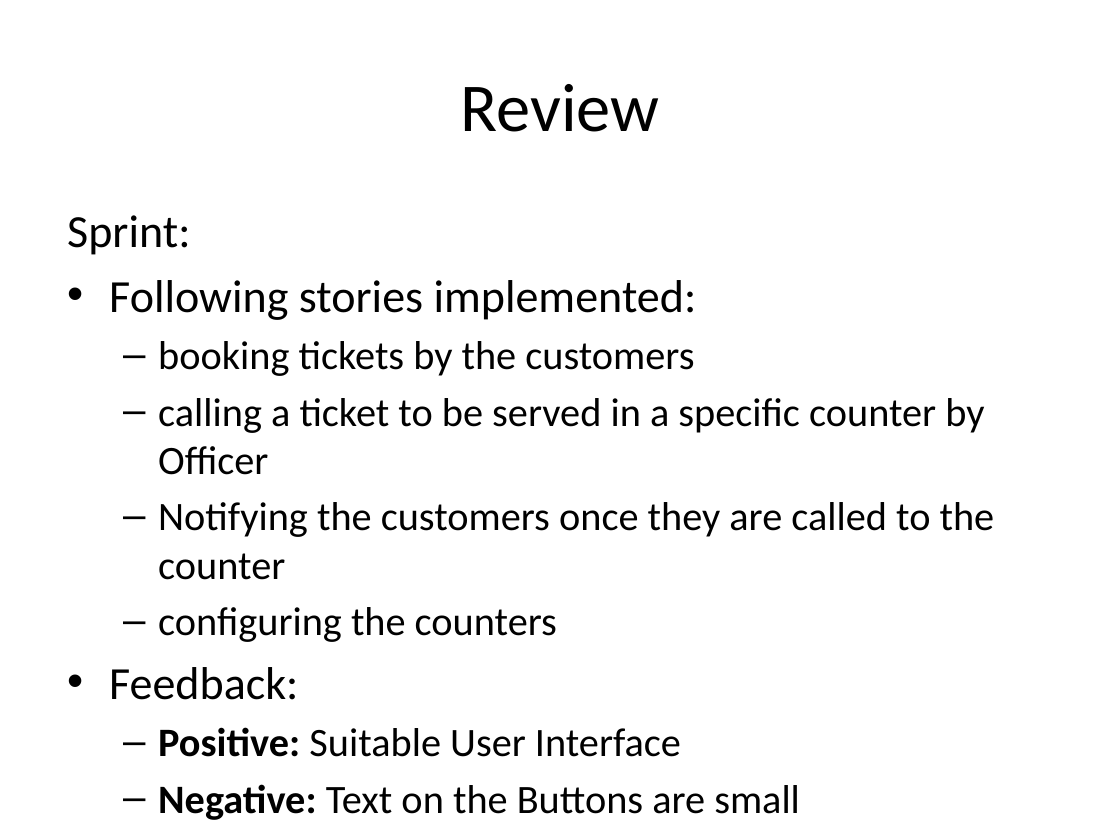
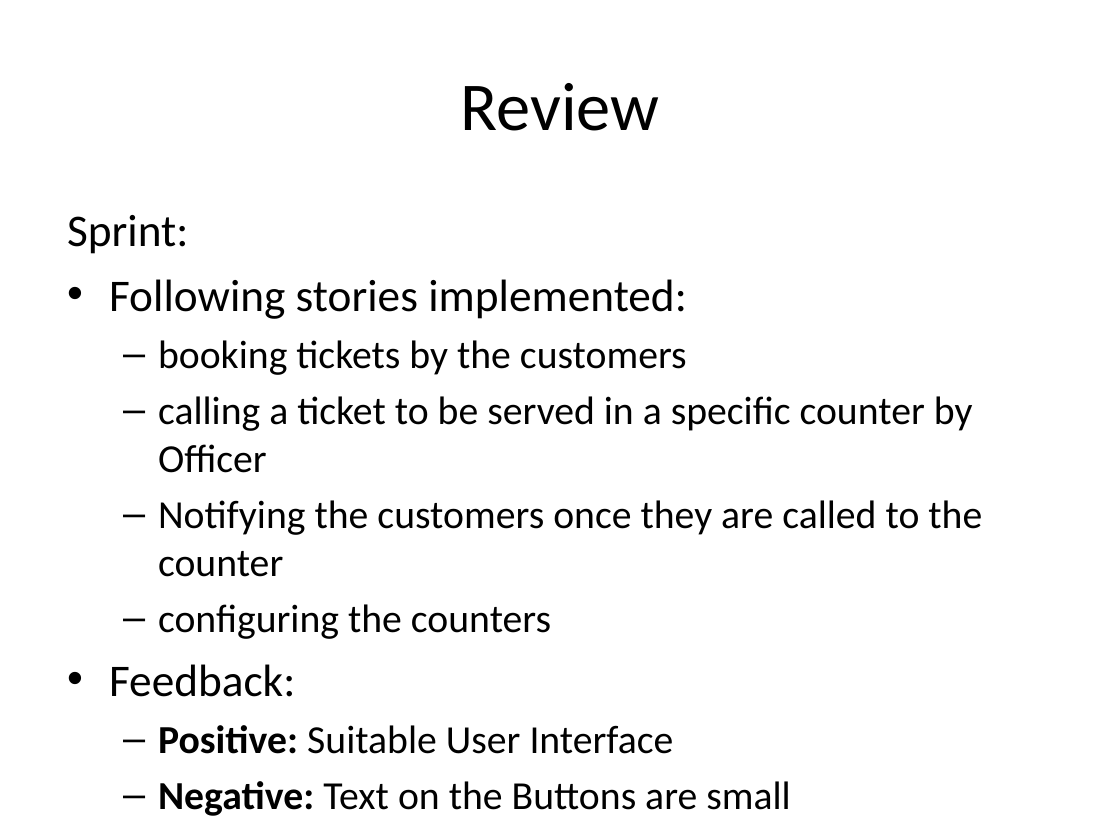
Before and after one commit to mosTavassoli/QueueManagement, a slide deck: slide 2 of retrospective/retrospective-1.pptx. Drawn at 1120x840 pixels with LibreOffice and Linux fonts; fonts in the diff are those of the drawing. Boxes give left, top, right and bottom in pixels: in the first picture for what was removed or moved away, otherwise in the second. Text is boxed around its words. In the diff, an @@ line names an element or a change of style, - is before the commit and + after.

```diff
--- a/retrospective/retrospective-1.pptx
+++ b/retrospective/retrospective-1.pptx
@@ text "Sprint:" at (67,215,982,816): size 29.6 to 29.1 pt in "Sprint:", "Following stories implemented:", "Feedback:"; size 25.9 to 25.5 pt in "booking tickets by the customers", "calling a ticket to be served in ...", "Notifying the customers once they are called ...", "configuring the counters" and 2 more places; indent changed @@
```
Also in this commit, not shown: 5 other slides changed.
